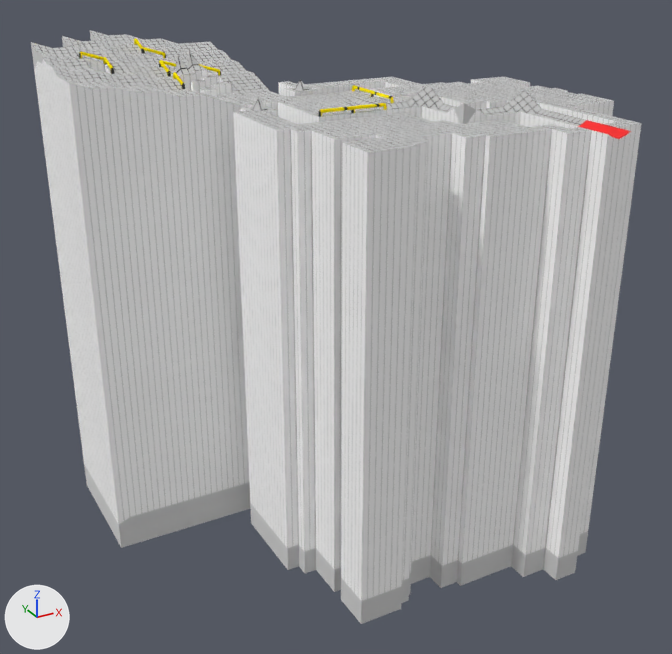
The glTF model FinModelUtility/Games/RollingMadness3d/RollingMadness3d Tests/goldens/lev1/output/lev1.glb: old version first, new version second.
One viewpoint serves both versions: a 50 mm camera at (-664.0, -1222.0, 552.0) aimed at (-4.0, -22.0, -48.0). Lighting does not change. The marker at lower left points along +X, +Y and +Z. The first picture is the older version.
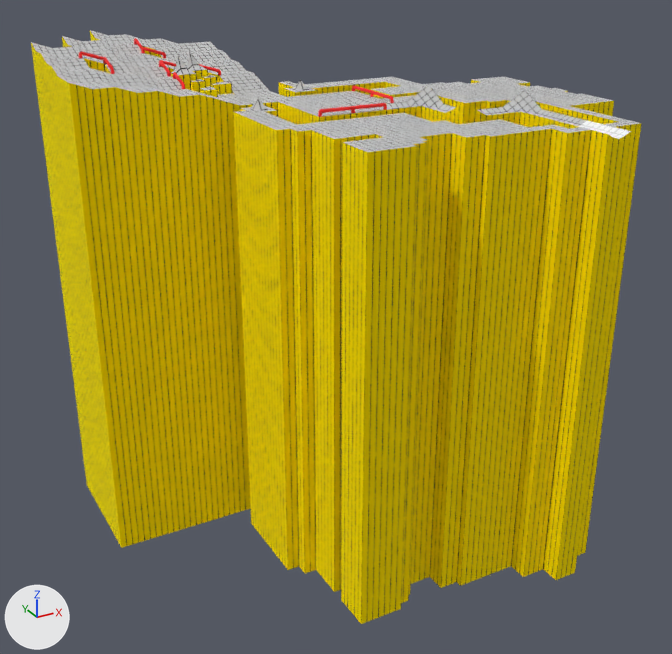
Where the change shows, as pixel boxes [x1, y1, x2, y2] in the pictures (672 x 654 px):
'mesh0', surface changed (grey to yellow)
    both: [31, 30, 642, 624]

Diff of the bpy script that builds the scene:
```diff
--- a/FinModelUtility/Games/RollingMadness3d/RollingMadness3d Tests/goldens/lev1/output/lev1.glb.py
+++ b/FinModelUtility/Games/RollingMadness3d/RollingMadness3d Tests/goldens/lev1/output/lev1.glb.py
@@ mat_lev1_side_lev1 @@
 mat_lev1_side_lev1 = principled_material('lev1_side/lev1')
-mat_lev1_side_lev1.texture = img_lev1_1_png
+mat_lev1_side_lev1.texture = img_lev1_3_png
 mat_lev1_side_lev1.metallic = 1.0
@@ mat_lev1_tile_goal_lev1_goal_lev1 @@
 mat_lev1_tile_goal_lev1_goal_lev1 = principled_material('lev1_tile_goal/lev1_goal/lev1')
-mat_lev1_tile_goal_lev1_goal_lev1.texture = img_lev1_2_png
+mat_lev1_tile_goal_lev1_goal_lev1.texture = img_lev1_1_png
 mat_lev1_tile_goal_lev1_goal_lev1.metallic = 1.0
@@ mat_lev1_side_lev1__2 @@
 mat_lev1_side_lev1__2 = principled_material('lev1_side/lev1 (2)')
-mat_lev1_side_lev1__2.texture = img_lev1_1_png
+mat_lev1_side_lev1__2.texture = img_lev1_3_png
 mat_lev1_side_lev1__2.metallic = 1.0
@@ mat_lev1_side_lev1__3 @@
 mat_lev1_side_lev1__3 = principled_material('lev1_side/lev1 (3)')
-mat_lev1_side_lev1__3.texture = img_lev1_1_png
+mat_lev1_side_lev1__3.texture = img_lev1_3_png
 mat_lev1_side_lev1__3.metallic = 1.0
@@ mat_lev1_side_lev1__4 @@
 mat_lev1_side_lev1__4 = principled_material('lev1_side/lev1 (4)')
-mat_lev1_side_lev1__4.texture = img_lev1_1_png
+mat_lev1_side_lev1__4.texture = img_lev1_3_png
 mat_lev1_side_lev1__4.metallic = 1.0
@@ mat_lev1_side_lev1__5 @@
 mat_lev1_side_lev1__5 = principled_material('lev1_side/lev1 (5)')
-mat_lev1_side_lev1__5.texture = img_lev1_1_png
+mat_lev1_side_lev1__5.texture = img_lev1_3_png
 mat_lev1_side_lev1__5.metallic = 1.0
```
